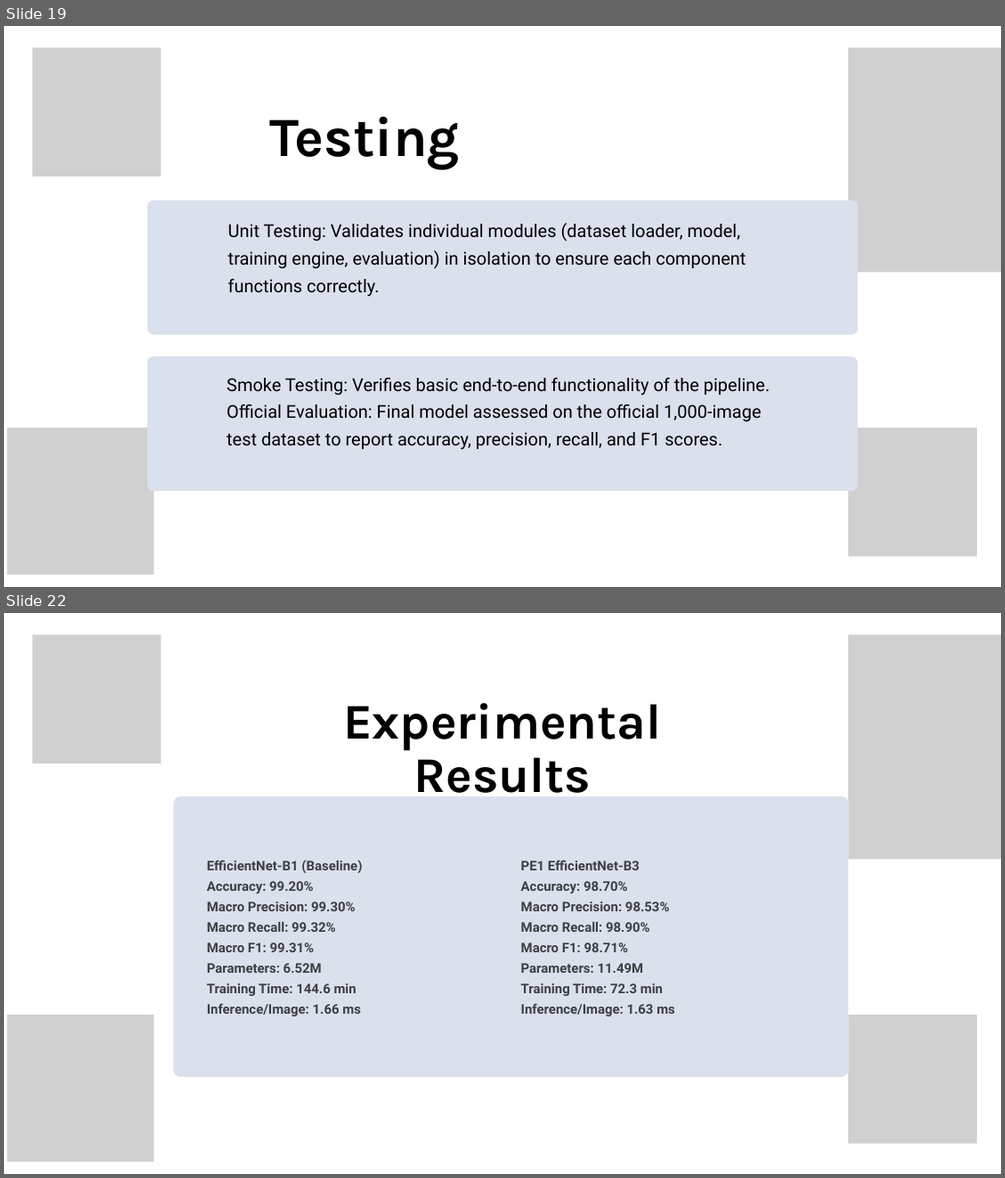
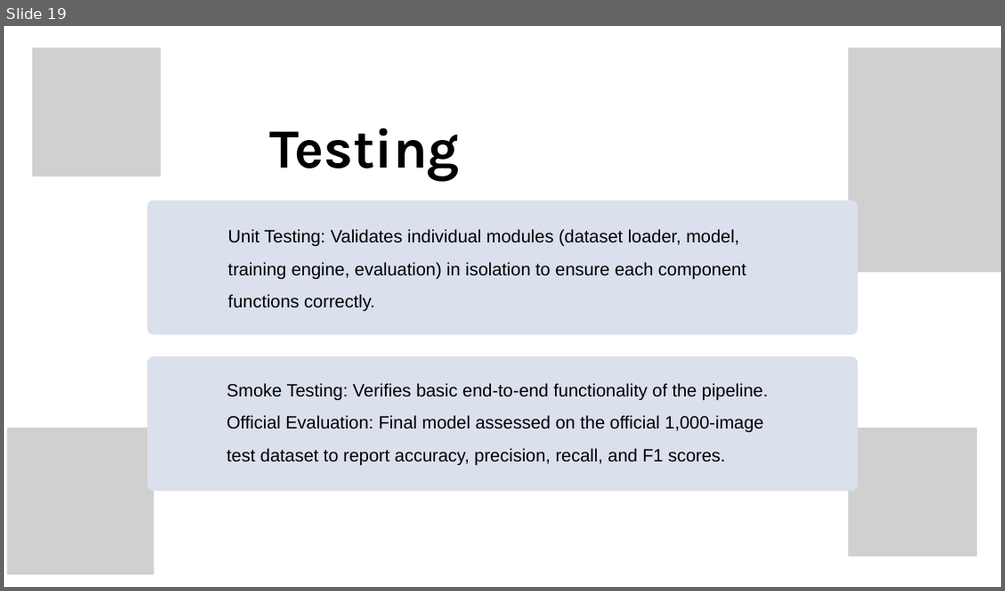
Before and after one commit to Belugabilli/BrainTumor-PE-1, a slide deck: Report/EfficientNet-B3 Project.pptx. Shown one above the other, each under a label of ours: slides 19 and 22 before the commit, slide 19 after it; the slides between them are not shown. The pictures are 1005x1178 and 1005x591 pixels, drawn with LibreOffice and Linux fonts; fonts in the diff are those of the drawing; grey boxes stand for pictures; background and template pictures are left out. Boxes give left, top, right and bottom in pixels: in the first picture for what was removed or moved away, otherwise in the second. Text is boxed around its words. In the diff, an @@ line names an element or a change of style, - is before the commit and + after.

```diff
--- a/Report/EfficientNet-B3 Project.pptx
+++ b/Report/EfficientNet-B3 Project.pptx
@@ slide 22 removed at (4, 613, 1001, 1174), background picture (left out) @@
@@ picture removed at (32, 634, 161, 763) @@
@@ picture removed at (849, 634, 1001, 859) @@
@@ text removed at (343, 703, 662, 793) @@
-Experimental Results
@@ freeform shape removed at (173, 796, 848, 1077) @@
@@ text removed at (207, 860, 362, 1016) @@
-EfficientNet-B1 (Baseline)
-Accuracy: 99.20%
-Macro Precision: 99.30%
-Macro Recall: 99.32%
-Macro F1: 99.31%
-Parameters: 6.52M
-Training Time: 144.6 min
-Inference/Image: 1.66 ms
@@ text removed at (521, 860, 675, 1016) @@
-PE1 EfficientNet-B3
-Accuracy: 98.70%
-Macro Precision: 98.53%
-Macro Recall: 98.90%
-Macro F1: 98.71%
-Parameters: 11.49M
-Training Time: 72.3 min
-Inference/Image: 1.63 ms
@@ picture removed at (7, 1014, 154, 1162) @@
@@ picture removed at (849, 1014, 977, 1143) @@
@@ slide 19 changed as well @@
@@ text "Testing" at (270, 127, 460, 182): line spacing 85.5pt to 1.07 @@
@@ text "Unit Testing: Validates individual modules ..." at (228, 229, 746, 311): font Roboto to Arial; line spacing 39.5pt to 1.54 @@
@@ text "Smoke Testing: Verifies basic end-to-end ..." at (226, 383, 768, 465): font Roboto to Arial; line spacing 39.5pt to 1.54 @@
```
Also in this commit, not shown: 26 other slides changed, 2 slides added, 2 other slides removed.
